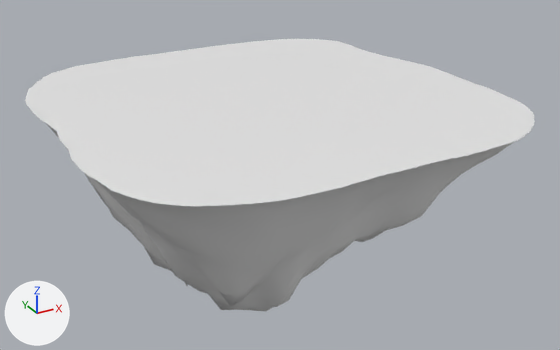
The FBX model Vegan Vamp Unity/Assets/Art/Terrain/Islands flying/Puzzle1.fbx, before and after one commit.
Both versions are drawn from a 50 mm camera at (-1.48, -2.78, 0.98) aimed at (0.06, 0.01, -0.42). Lighting does not change. The marker at lower left points along +X, +Y and +Z. Where no turn or scale is listed for an object, it has been applied to the vertices.

The older version as bpy lines, for what is in view:
```python
mat_puzzle1 = principled_material('Puzzle1')
mat_puzzle1.base_color = (0.8, 0.8, 0.8)  # white #e7e7e7
me_landscape_001 = bpy.data.meshes.new('Landscape.001')
me_landscape_001.from_pydata(...)  # 1422 vertices, 1238 faces; spans x -0.93..0.91, y -0.92..0.92, z -1.0..-0.04
me_landscape_001.materials.append(mat_puzzle1)  # white #e7e7e7
ob_puzzle1 = bpy.data.objects.new('Puzzle1', me_landscape_001)
ob_puzzle1.location = (0.0, 0.0, 0.0)
```
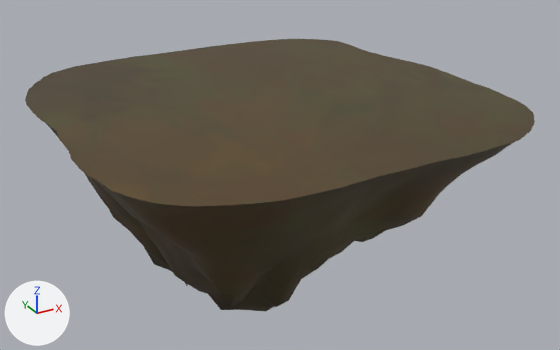
Where the newer file only moved an object's origin or applied its transform, the numbers keep the older frame.

Boxes (x1, y1, x2, y2) around the edits, measured in the pictures (560 x 350 px):
'Puzzle1', surface changed (white to brown): (25, 39, 535, 311) in both

The change in detail:
Picture 'Grass_swamp_dark_up.png' (img_grass_swamp_dark_up_png) is new.
In material 'Puzzle1' (mat_puzzle1), base_color is no longer (0.8, 0.8, 0.8), white #e7e7e7.
In material 'Puzzle1' (mat_puzzle1), texture is now set to img_grass_swamp_dark_up_png, with its transparency.
